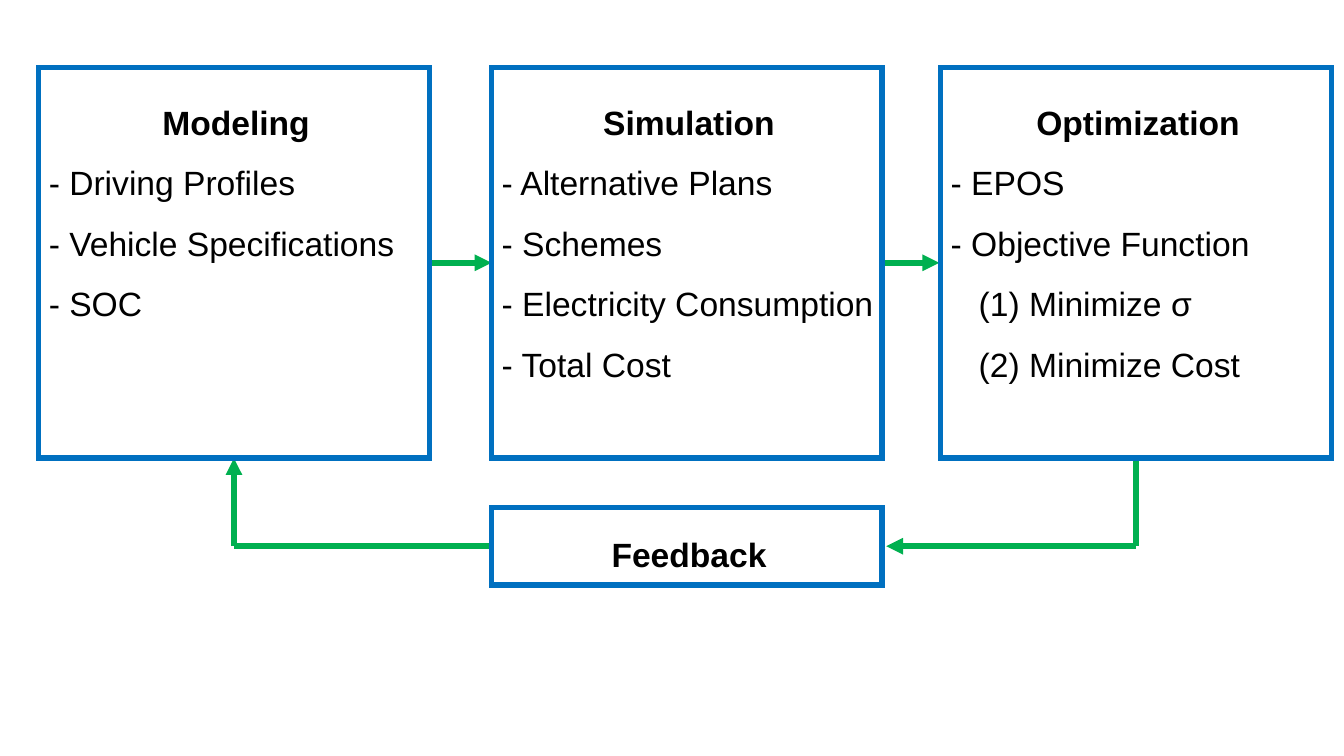
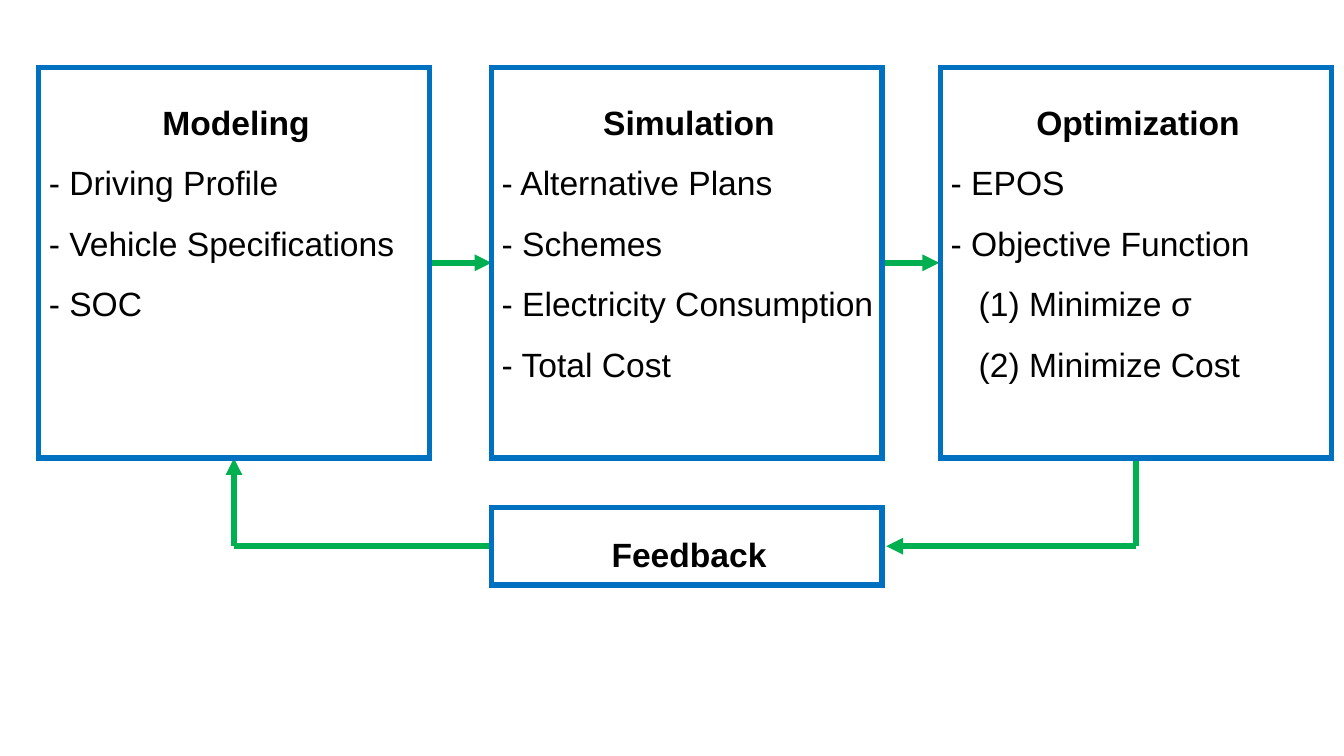
Before and after one commit to msssm/project_template, a slide deck: slide 5 of doc/Figures_Seoho/Figures.pptx. Drawn at 1344x756 pixels with LibreOffice and Linux fonts; fonts in the diff are those of the drawing. Boxes give left, top, right and bottom in pixels: in the first picture for what was removed or moved away, otherwise in the second. Text is boxed around its words. In the diff, an @@ line names an element or a change of style, - is before the commit and + after.

Commit message:
Presentation half-completed

```diff
--- a/doc/Figures_Seoho/Figures.pptx
+++ b/doc/Figures_Seoho/Figures.pptx
@@ text at (69, 170, 278, 202): text changed @@
-- Driving Profiles
+- Driving Profile
```
Also in this commit, not shown: 7 other files.
